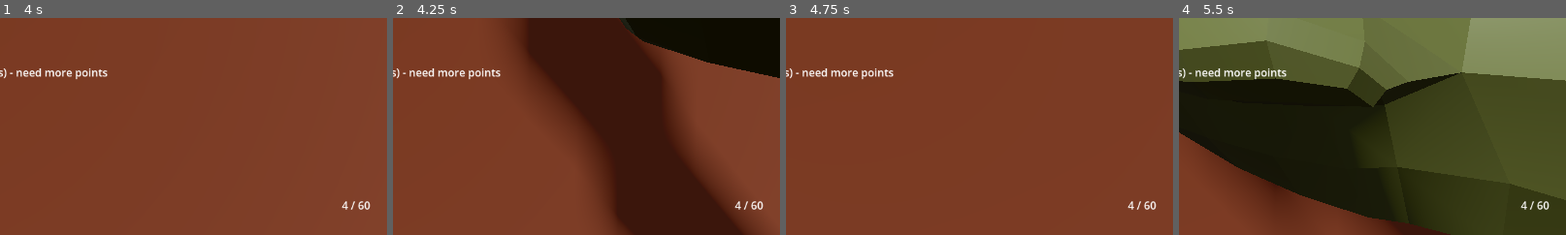
Above: before the commit, frames 1-4 (left to right).
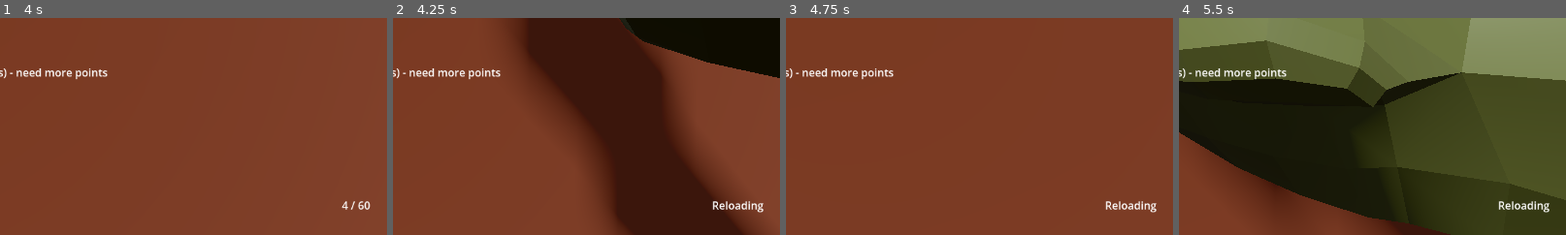
Above: after the commit, the same moments.

Repository: ariesyous/projectbluebean
Game: Godot game, scene res://scenes/world/Arena.tscn
Two runs of this game, one before a commit and one after it. Both use one fixed random seed, a clock stepped at 60 frames per second and the inputs below.
Inputs (mouse positions are % of the whole screen's width and height, from its top left):
- Up to frame 1 (4 s): tap Enter at 0.5 s; move the mouse to (55, 50) at 0.52 s; press the mouse at (55, 50) at 0.53 s; hold W (move_forward) from 0.53 s (still down); tap Space (jump) at 0.77, 1.52, 3.02, 3.5, 3.77 s; move the mouse to (45, 50) at 1.27 s; release the mouse at (45, 50) at 1.28 s; tap F (interact) at 1.35 s; move the mouse to (52, 48) at 2.02 s; hold V (melee) 2.03-2.78 s; move the mouse to (49, 52) at 2.77 s; tap 1 (weapon_1) at 2.85 s; click (49, 52) at 2.92 s; move the mouse to (57, 51) at 3.52 s; hold 2 (weapon_2) from 3.53 s (still down)
- Up to frame 2 (4.25 s): keep holding W (move_forward); keep holding 2 (weapon_2); tap R (reload) at 4.15 s
- Up to frame 3 (4.75 s): keep holding W (move_forward); move the mouse to (42, 49) at 4.27 s; release 2 (weapon_2) at 4.28 s; click (42, 49) at 4.35 s; tap Space (jump) at 4.52 s
- Up to frame 4 (5.5 s): keep holding W (move_forward); tap Enter at 5 s; move the mouse to (51, 50) at 5.02 s; tap F (interact) at 5.1 s; click (51, 50) at 5.17 s
The pictures show only the part of the screen within x 50-100%, y 50-100%; the shares and areas given below are measured in that part.

Frame 1 is identical in both runs. In frame 2, 0.4% of the frame differs, in the area x 82-96%, y 84-90%; in frame 3, 0.4%; in frame 4, 0.4%.

Commit message:
Add weapon hit and reload feedback

Diff:
--- a/projectbluebean/autoloads/GameState.gd
+++ b/projectbluebean/autoloads/GameState.gd
@@ -4,6 +4,7 @@
 signal player_died
 signal round_changed(round_number: int)
 signal round_status_changed(round_number: int, enemies_remaining: int, between_round: bool, seconds_left: float)
+signal hit_confirmed
 signal game_restarted
 
 var current_round: int = 0
@@ -27,6 +28,9 @@
 	is_game_over = true
 	player_died.emit()
 
+func notify_hit_confirmed() -> void:
+	hit_confirmed.emit()
+
 func set_round(n: int) -> void:
 	current_round = n
 	round_changed.emit(n)
--- a/projectbluebean/scenes/ui/HUD.tscn
+++ b/projectbluebean/scenes/ui/HUD.tscn
@@ -78,6 +78,23 @@
 text = "+"
 horizontal_alignment = 1
 
+[node name="HitMarker" type="Label" parent="Root"]
+visible = false
+modulate = Color(1, 0.28, 0.12, 1)
+layout_mode = 0
+anchor_left = 0.5
+anchor_top = 0.5
+anchor_right = 0.5
+anchor_bottom = 0.5
+offset_left = -16.0
+offset_top = -20.0
+offset_right = 16.0
+offset_bottom = 12.0
+text = "x"
+horizontal_alignment = 1
+vertical_alignment = 1
+theme_override_font_sizes/font_size = 24
+
 [node name="PromptLabel" type="Label" parent="Root" unique_id=1742162561]
 layout_mode = 0
 anchor_left = 0.5
--- a/projectbluebean/scripts/player/player.gd
+++ b/projectbluebean/scripts/player/player.gd
@@ -137,6 +137,7 @@
 	var collider = hit.get("collider")
 	if collider != null and collider.has_method("take_damage"):
 		collider.take_damage(melee_damage)
+		GameState.notify_hit_confirmed()
 		_spawn_melee_feedback(point, true)
 	else:
 		_spawn_melee_feedback(point, false)
--- a/projectbluebean/scripts/ui/hud.gd
+++ b/projectbluebean/scripts/ui/hud.gd
@@ -7,20 +7,28 @@
 @onready var round_label: Label = $Root/RoundLabel
 @onready var enemies_label: Label = $Root/EnemiesLabel
 @onready var ammo_label: Label = $Root/AmmoLabel
+@onready var hit_marker: Label = $Root/HitMarker
 @onready var prompt_label: Label = $Root/PromptLabel
 @onready var game_over: Control = $Root/GameOver
 @onready var restart_button: Button = $Root/GameOver/RestartButton
 
+const HIT_MARKER_DURATION := 0.14
+
 var _player: Node = null
 var _target = null
+var _tracked_weapon: Node = null
+var _last_ammo := Vector2i.ZERO
+var _hit_marker_time: float = 0.0
 
 func _ready() -> void:
 	game_over.visible = false
 	prompt_label.visible = false
+	hit_marker.visible = false
 	Economy.points_changed.connect(_on_points_changed)
 	GameState.player_died.connect(_on_player_died)
 	GameState.round_changed.connect(_on_round_changed)
 	GameState.round_status_changed.connect(_on_round_status_changed)
+	GameState.hit_confirmed.connect(_on_hit_confirmed)
 	restart_button.pressed.connect(_on_restart)
 	await get_tree().process_frame
 	_player = get_tree().get_first_node_in_group("player")
@@ -37,7 +45,11 @@
 		GameState.is_between_round,
 		GameState.round_countdown)
 
-func _process(_delta: float) -> void:
+func _process(delta: float) -> void:
+	if _hit_marker_time > 0.0:
+		_hit_marker_time = maxf(_hit_marker_time - delta, 0.0)
+		if _hit_marker_time <= 0.0:
+			hit_marker.visible = false
 	if _target != null and is_instance_valid(_target) and _target.has_method("get_prompt"):
 		var text: String = _target.get_prompt()
 		prompt_label.text = text
@@ -67,15 +79,38 @@
 		enemies_label.text = "Wave clear"
 
 func _on_weapon_changed(weapon) -> void:
+	if _tracked_weapon != null and is_instance_valid(_tracked_weapon):
+		if _tracked_weapon.has_signal("ammo_changed") and _tracked_weapon.ammo_changed.is_connected(_on_ammo_changed):
+			_tracked_weapon.ammo_changed.disconnect(_on_ammo_changed)
+		if _tracked_weapon.has_signal("reload_changed") and _tracked_weapon.reload_changed.is_connected(_on_reload_changed):
+			_tracked_weapon.reload_changed.disconnect(_on_reload_changed)
+	_tracked_weapon = weapon
 	if weapon != null and weapon.has_signal("ammo_changed"):
-		if not weapon.ammo_changed.is_connected(_on_ammo_changed):
-			weapon.ammo_changed.connect(_on_ammo_changed)
+		weapon.ammo_changed.connect(_on_ammo_changed)
+	if weapon != null and weapon.has_signal("reload_changed"):
+		weapon.reload_changed.connect(_on_reload_changed)
+	if weapon != null:
 		if weapon.has_method("get_ammo"):
 			var a: Vector2i = weapon.get_ammo()
 			_on_ammo_changed(a.x, a.y)
+		if weapon.has_method("is_reloading"):
+			_on_reload_changed(weapon.is_reloading())
+	else:
+		ammo_label.text = "-- / --"
 
 func _on_ammo_changed(in_mag: int, reserve: int) -> void:
+	_last_ammo = Vector2i(in_mag, reserve)
 	ammo_label.text = "%d / %d" % [in_mag, reserve]
+
+func _on_reload_changed(is_reloading: bool) -> void:
+	if is_reloading:
+		ammo_label.text = "Reloading"
+	else:
+		ammo_label.text = "%d / %d" % [_last_ammo.x, _last_ammo.y]
+
+func _on_hit_confirmed() -> void:
+	_hit_marker_time = HIT_MARKER_DURATION
+	hit_marker.visible = true
 
 func _on_interact_target_changed(target) -> void:
 	_target = target
--- a/projectbluebean/scripts/weapons/fire_bolt.gd
+++ b/projectbluebean/scripts/weapons/fire_bolt.gd
@@ -52,6 +52,7 @@
 	var collider = hit.get("collider")
 	if collider != null and collider.has_method("take_damage"):
 		collider.take_damage(damage)
+		GameState.notify_hit_confirmed()
 	_spawn_impact(point)
 	queue_free()
 
--- a/projectbluebean/scripts/weapons/weapon.gd
+++ b/projectbluebean/scripts/weapons/weapon.gd
@@ -6,6 +6,7 @@
 @export var data: WeaponData
 
 signal ammo_changed(in_mag: int, reserve: int)
+signal reload_changed(is_reloading: bool)
 
 var _in_mag: int = 0
 var _reserve: int = 0
@@ -30,6 +31,9 @@
 
 func get_ammo() -> Vector2i:
 	return Vector2i(_in_mag, _reserve)
+
+func is_reloading() -> bool:
+	return _reloading
 
 func try_fire() -> void:
 	if data == null or _reloading or not _can_fire:
@@ -80,6 +84,7 @@
 	var collider = hit.get("collider")
 	if collider != null and collider.has_method("take_damage"):
 		collider.take_damage(data.damage)
+		GameState.notify_hit_confirmed()
 	var point: Vector3 = hit.get("position", to)
 	_spawn_impact(point)
 	return point
@@ -90,12 +95,14 @@
 	if _in_mag >= data.mag_size or _reserve <= 0:
 		return
 	_reloading = true
+	reload_changed.emit(true)
 	await get_tree().create_timer(data.reload_time).timeout
 	var needed: int = data.mag_size - _in_mag
 	var take: int = mini(needed, _reserve)
 	_in_mag += take
 	_reserve -= take
 	_reloading = false
+	reload_changed.emit(false)
 	ammo_changed.emit(_in_mag, _reserve)
 
 # --- Fire feedback ---------------------------------------------------------
